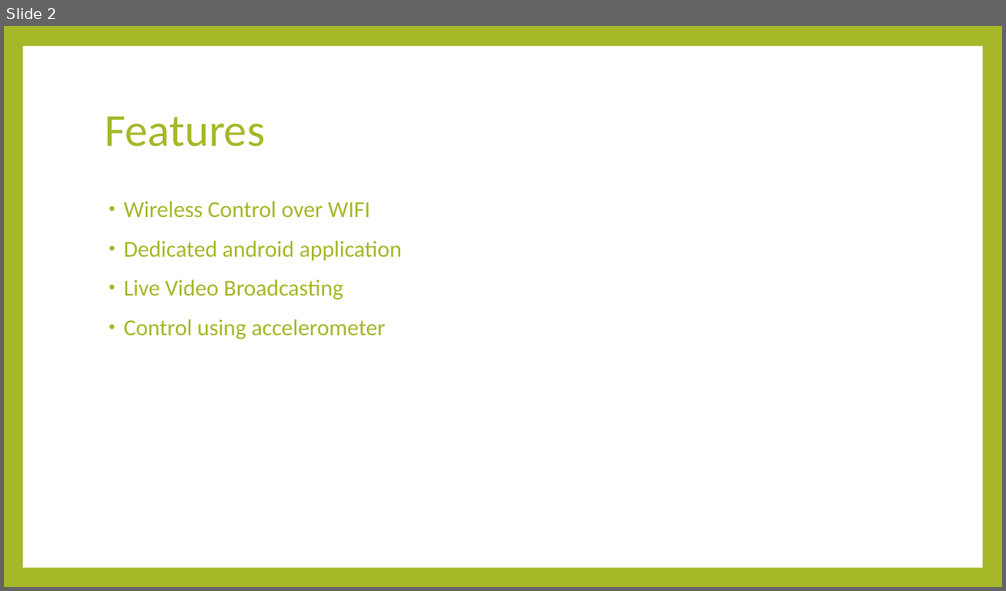
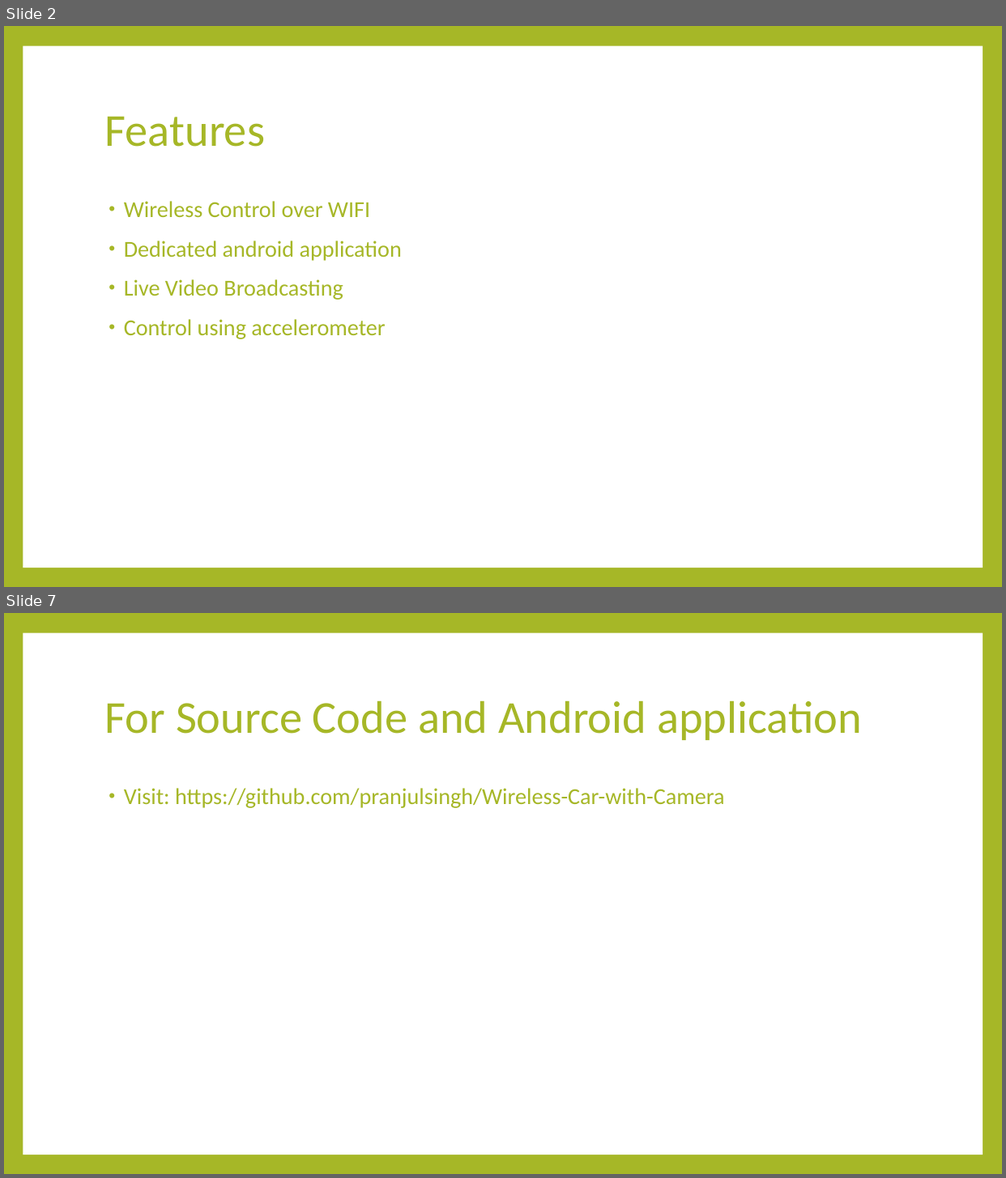
Before and after one commit to pranjulsingh/Wireless-Car-with-Camera, a slide deck: SPY bot.pptx. Shown one above the other, each under a label of ours: slide 2 before the commit, slides 2 and 7 after it; the slides between them are not shown. The pictures are 1006x591 and 1006x1178 pixels, drawn with LibreOffice and Linux fonts; fonts in the diff are those of the drawing. Boxes give left, top, right and bottom in pixels: in the first picture for what was removed or moved away, otherwise in the second. Text is boxed around its words. In the diff, an @@ line names an element or a change of style, - is before the commit and + after.

```diff
--- a/SPY bot.pptx
+++ b/SPY bot.pptx
@@ slide 7 added at (4,613,1002,1174), background #A6B727; not listed: 1 template element that a slide beside it also shows @@
@@ title added at (105,700,862,740), 44 pt, text #A6B727 @@
+For Source Code and Android application
@@ text added at (124,788,724,808), 22 pt, text #A6B727 @@
+• Visit: https://github.com/pranjulsingh/Wireless-Car-with-Camera
```
Also in this commit, not shown: 1 slide changed, 4 other slides added, 2 other files.
